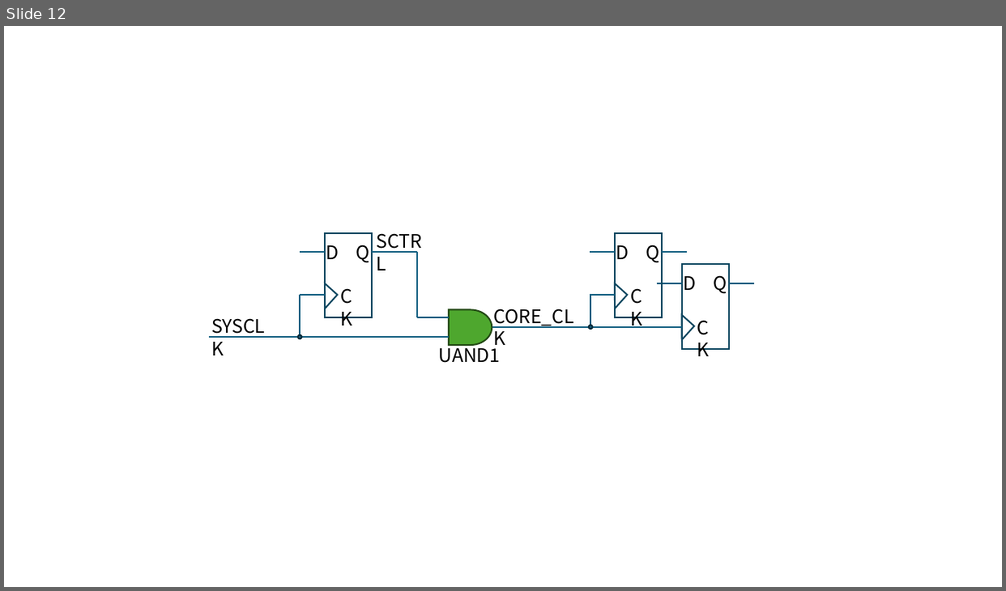
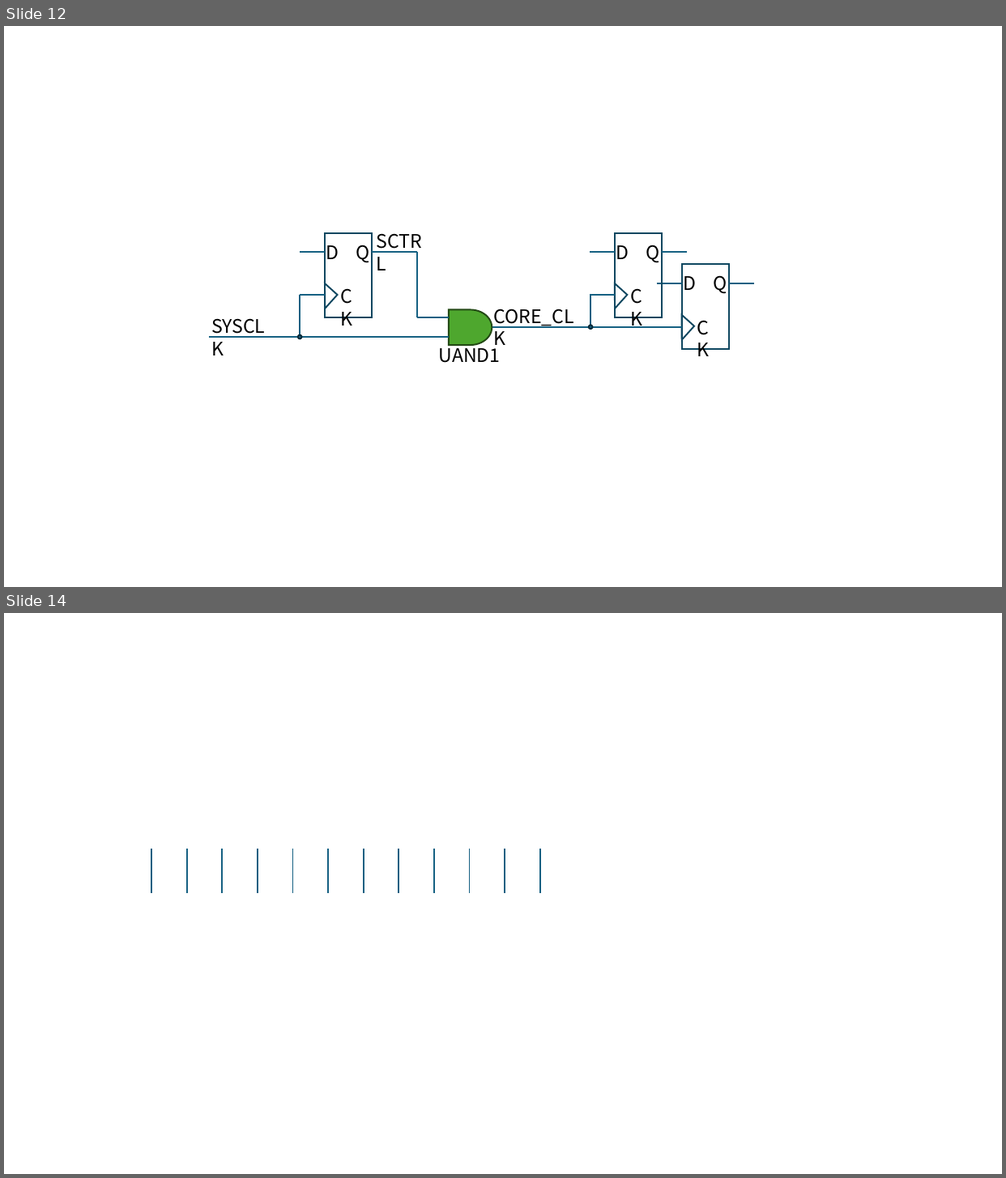
Before and after one commit to Verdvana/Verdvana.github.io, a slide deck: _posts/静态时序分析笔记/静态时序分析笔记pptx.pptx. Shown one above the other, each under a label of ours: slide 12 before the commit, slides 12 and 14 after it; the slides between them are not shown. The pictures are 1006x591 and 1006x1178 pixels, drawn with LibreOffice and Linux fonts; fonts in the diff are those of the drawing. Boxes give left, top, right and bottom in pixels: in the first picture for what was removed or moved away, otherwise in the second. Text is boxed around its words. In the diff, an @@ line names an element or a change of style, - is before the commit and + after.

```diff
--- a/_posts/静态时序分析笔记/静态时序分析笔记pptx.pptx
+++ b/_posts/静态时序分析笔记/静态时序分析笔记pptx.pptx
@@ slide 14 added at box(4, 613, 1002, 1174), background #FFFFFF @@
@@ line added from (151, 849) to (151, 893), #156082 1.5 pt @@
@@ line added from (187, 849) to (187, 893), #156082 1.5 pt @@
@@ line added from (222, 849) to (222, 893), #156082 1.5 pt @@
@@ line added from (257, 849) to (257, 893), #156082 1.5 pt @@
@@ line added from (293, 849) to (293, 893), #156082 1.5 pt @@
@@ line added from (328, 849) to (328, 893), #156082 1.5 pt @@
@@ line added from (364, 849) to (364, 893), #156082 1.5 pt @@
@@ line added from (398, 849) to (398, 893), #156082 1.5 pt @@
@@ line added from (434, 849) to (434, 893), #156082 1.5 pt @@
@@ line added from (470, 849) to (470, 893), #156082 1.5 pt @@
@@ line added from (505, 849) to (505, 893), #156082 1.5 pt @@
@@ line added from (540, 849) to (540, 893), #156082 1.5 pt @@
```
Also in this commit, not shown: 1 slide changed, 2 other files.
